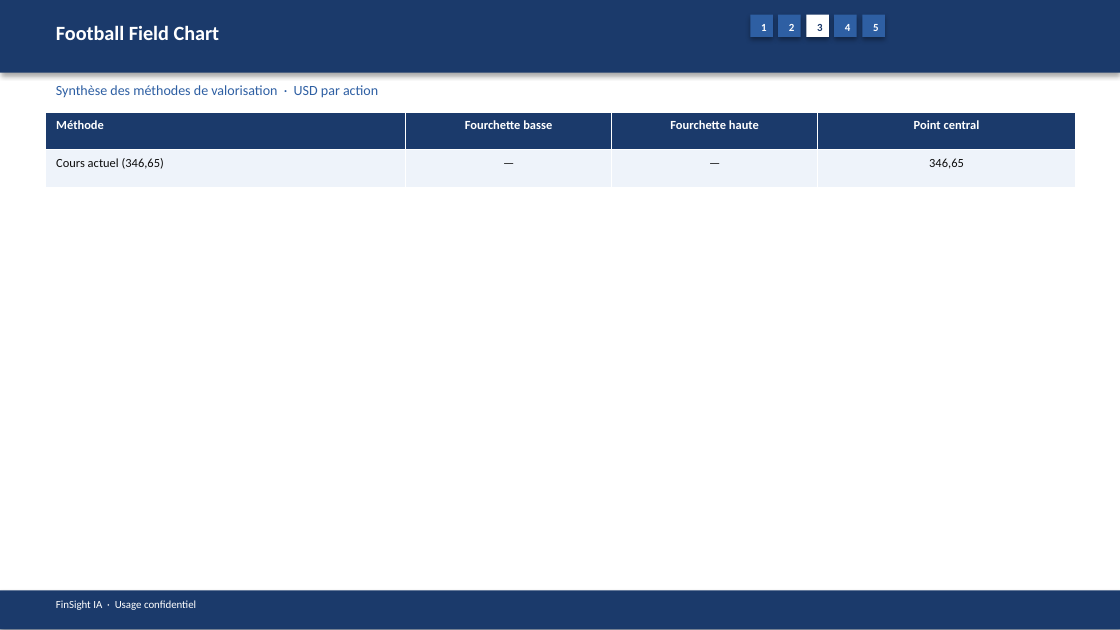
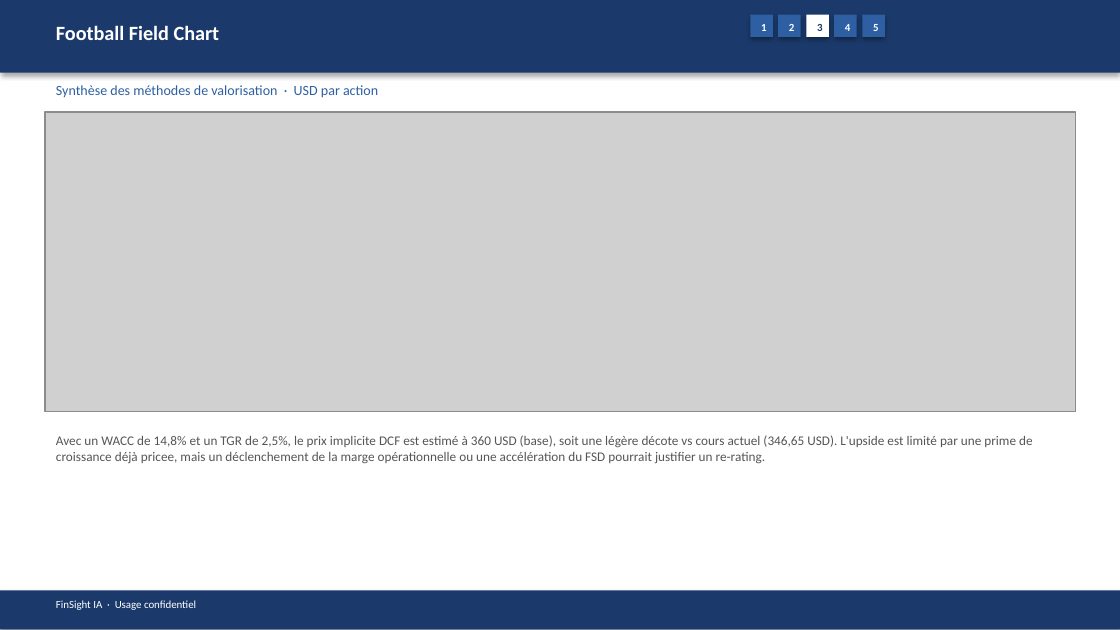
Before and after one commit to baptistejeh07-art/finsight-ia, a slide deck: slide 14 of preview/TSLA/TSLA_pitchbook.pptx. Drawn at 1120x630 pixels with LibreOffice and Linux fonts; fonts in the diff are those of the drawing; grey boxes stand for pictures. Boxes give left, top, right and bottom in pixels: in the first picture for what was removed or moved away, otherwise in the second. Text is boxed around its words. In the diff, an @@ line names an element or a change of style, - is before the commit and + after.

```diff
--- a/preview/TSLA/TSLA_pitchbook.pptx
+++ b/preview/TSLA/TSLA_pitchbook.pptx
@@ table removed at <box>45,112,1075,187</box>, 2 rows, 4 columns @@
-Méthode | Fourchette basse | Fourchette haute | Point central
-Cours actuel (346,65) | — | — | 346,65
@@ picture added at <box>45,112,1075,412</box> @@
@@ text added at <box>56,435,1033,463</box>, 8.5 pt, text #555555 @@
+Avec un WACC de 14,8% et un TGR de 2,5%, le prix implicite DCF est estimé à 360 USD (base), soit une légère décote vs cours actuel (346,65 USD). L'upside est limité par une prime de croissance déjà pricee, mais un déclenchement de la marge opérationnelle ou une accélération du FSD pourrait justifier un re-rating.
```
Also in this commit, not shown: 17 other slides changed, 4 other files.
